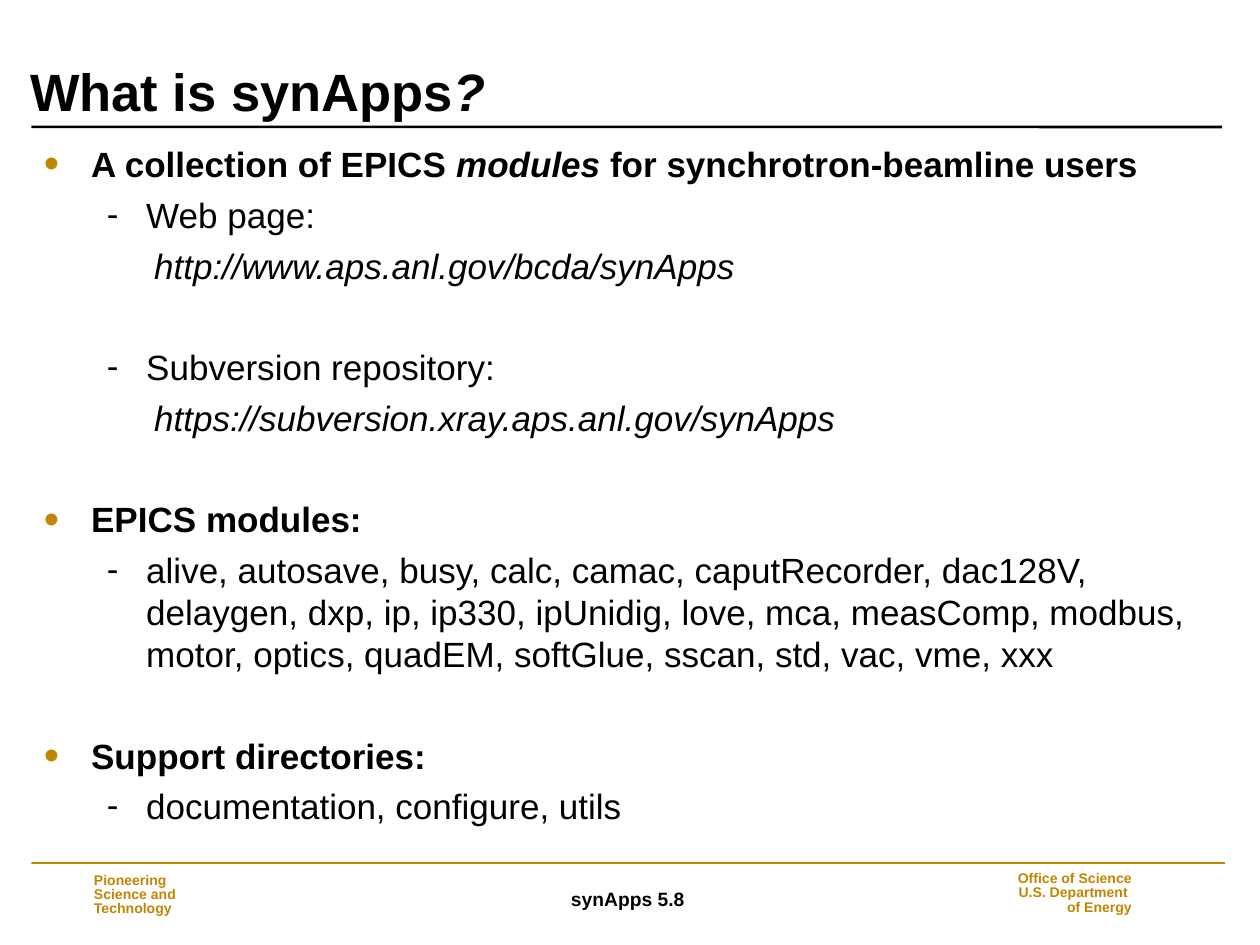
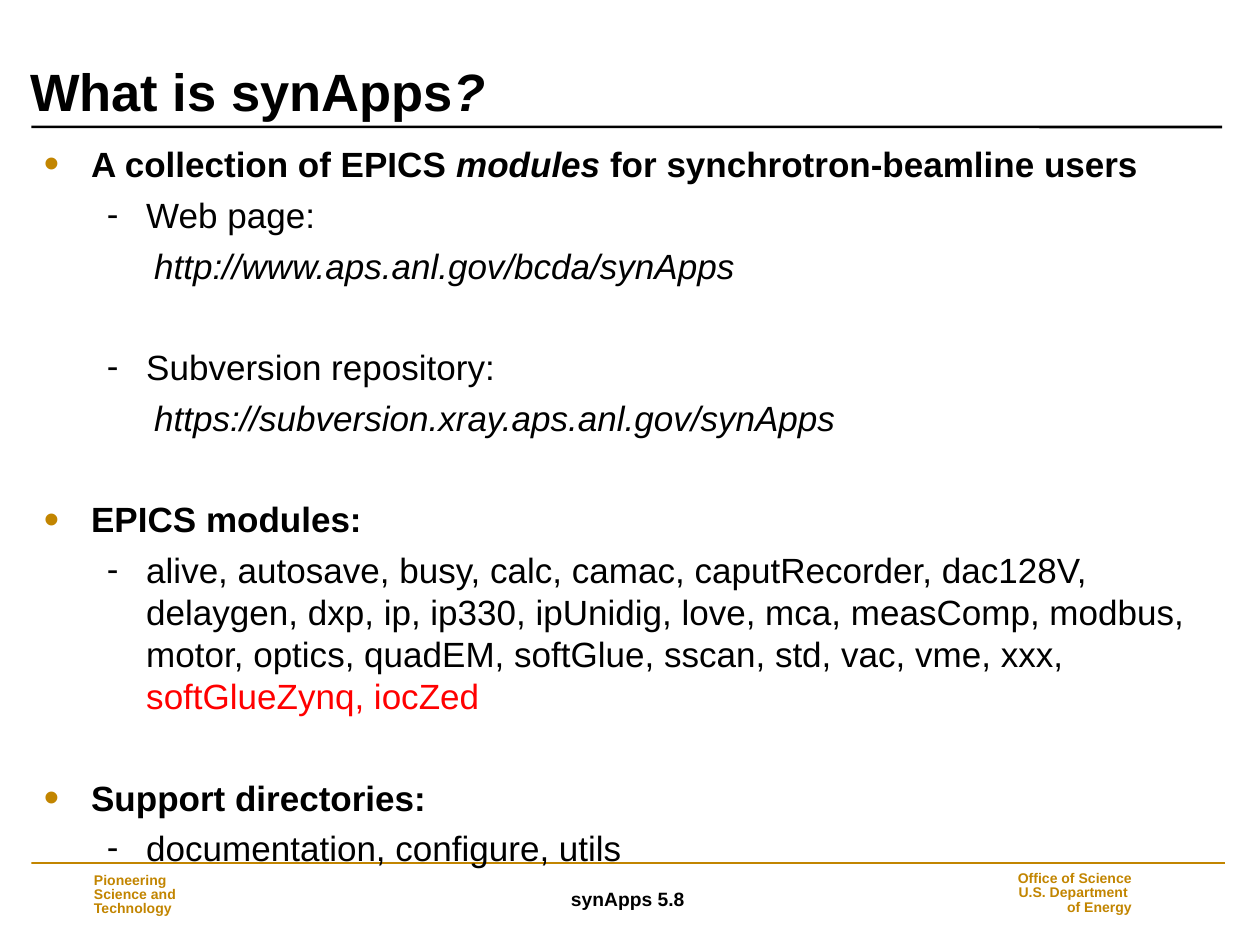
Before and after one commit to EPICS-synApps/documentation, a slide deck: slide 2 of IntroToSynApps.ppt. Drawn at 1260x945 pixels with LibreOffice and Linux fonts; fonts in the diff are those of the drawing; background and template pictures are left out. Boxes give left, top, right and bottom in pixels: in the first picture for what was removed or moved away, otherwise in the second. Text is boxed around its words. In the diff, an @@ line names an element or a change of style, - is before the commit and + after.

Commit message:
Updated with softGlueZynq and iocZed

```diff
--- a/IntroToSynApps.ppt
+++ b/IntroToSynApps.ppt
@@ text at bbox=[146, 557, 1183, 716]: text changed @@
-  – alive, autosave, busy, calc, camac, caputRecorder, dac128V, delaygen, dxp, ip, ip330, ipUnidig, love, mca, measComp, modbus, motor, optics, quadEM, softGlue, sscan, std, vac, vme, xxx
+  – alive, autosave, busy, calc, camac, caputRecorder, dac128V, delaygen, dxp, ip, ip330, ipUnidig, love, mca, measComp, modbus, motor, optics, quadEM, softGlue, sscan, std, vac, vme, xxx, softGlueZynq, iocZed
```
Also in this commit, not shown: 1 other slide changed, 3 slides added.
